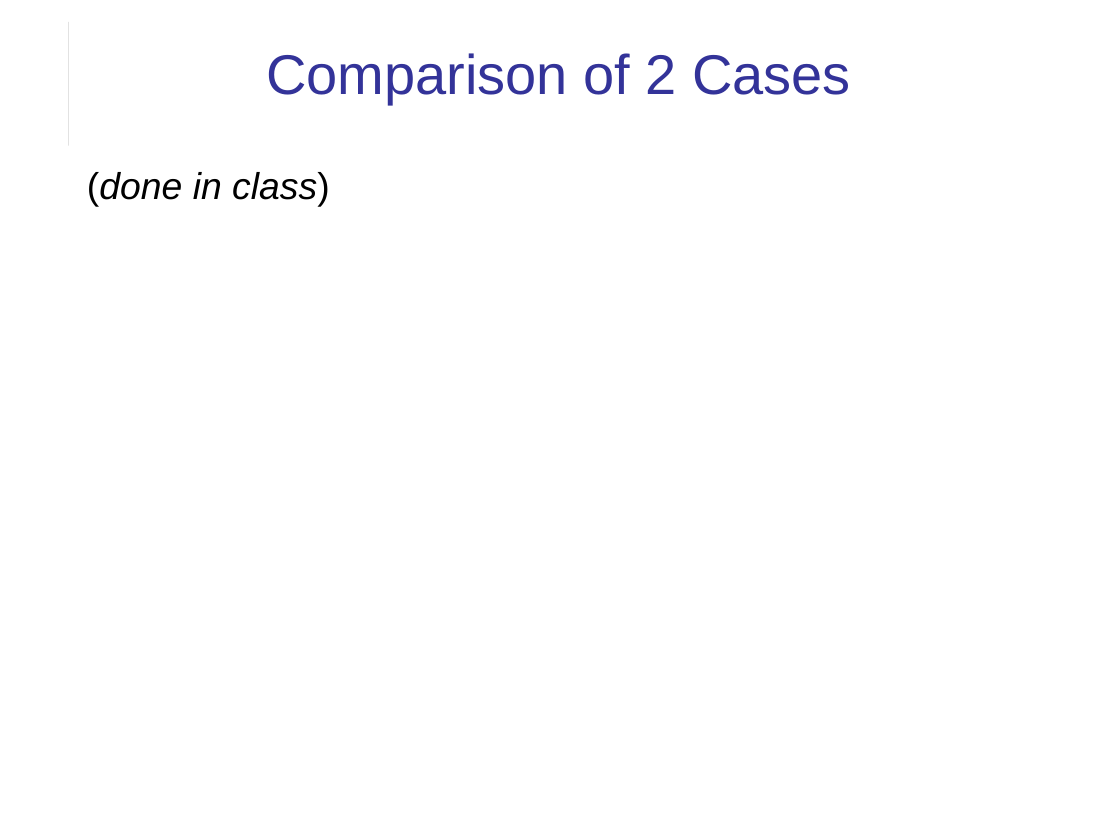
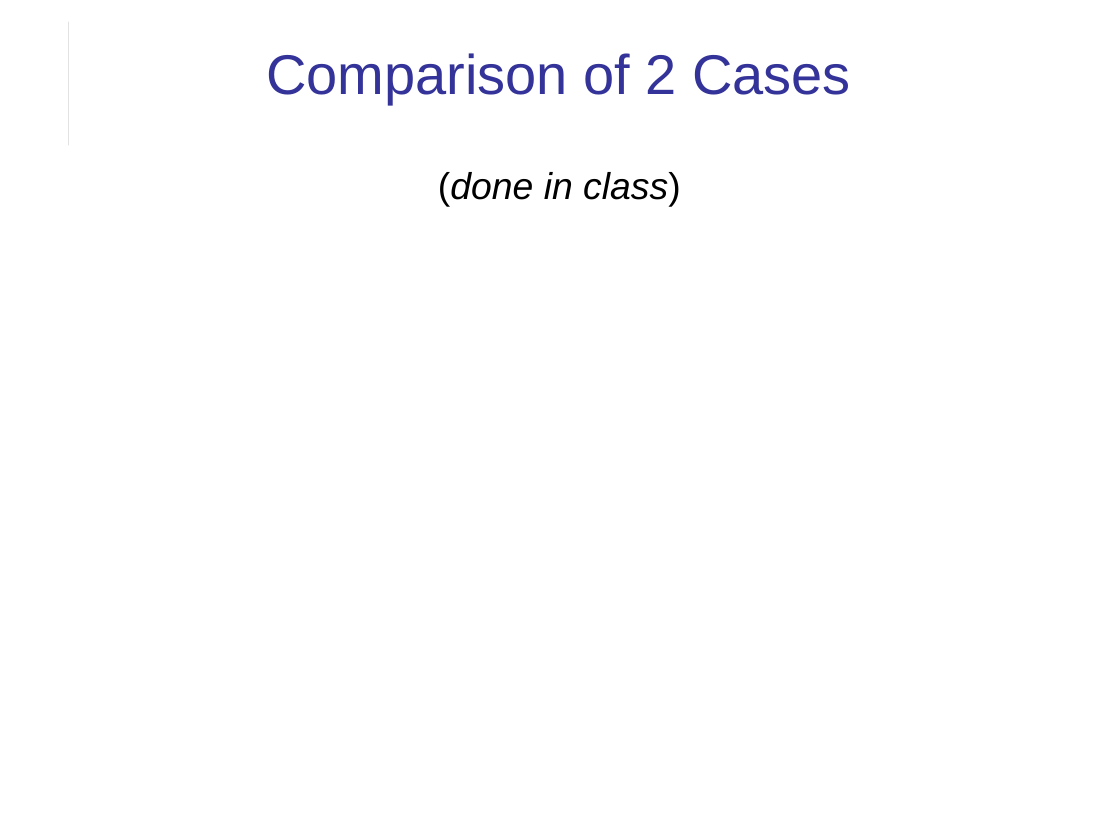
Before and after one commit to cpske/ISP, a slide deck: slide 13 of git/Using-Github.ppt. Drawn at 1120x840 pixels with LibreOffice and Linux fonts; fonts in the diff are those of the drawing. Boxes give left, top, right and bottom in pixels: in the first picture for what was removed or moved away, otherwise in the second. Text is boxed around its words. In the diff, an @@ line names an element or a change of style, - is before the commit and + after.

```diff
--- a/git/Using-Github.ppt
+++ b/git/Using-Github.ppt
@@ text "(done in class)" at [438, 172, 681, 207]: alignment left to centre @@
```
Also in this commit, not shown: 1 other slide changed, 5 other files.
